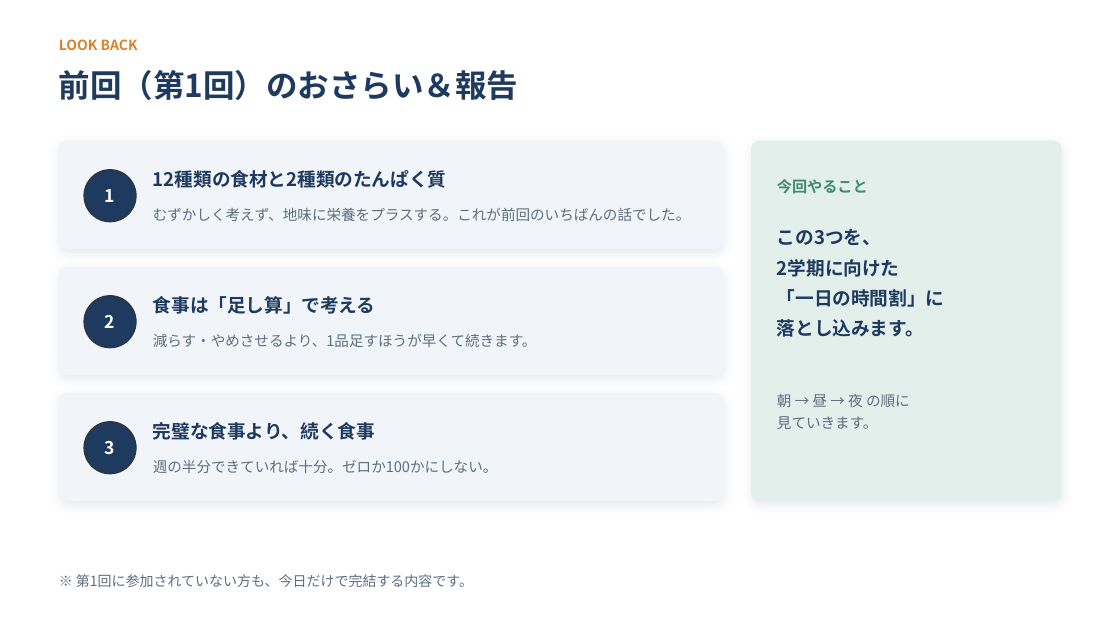
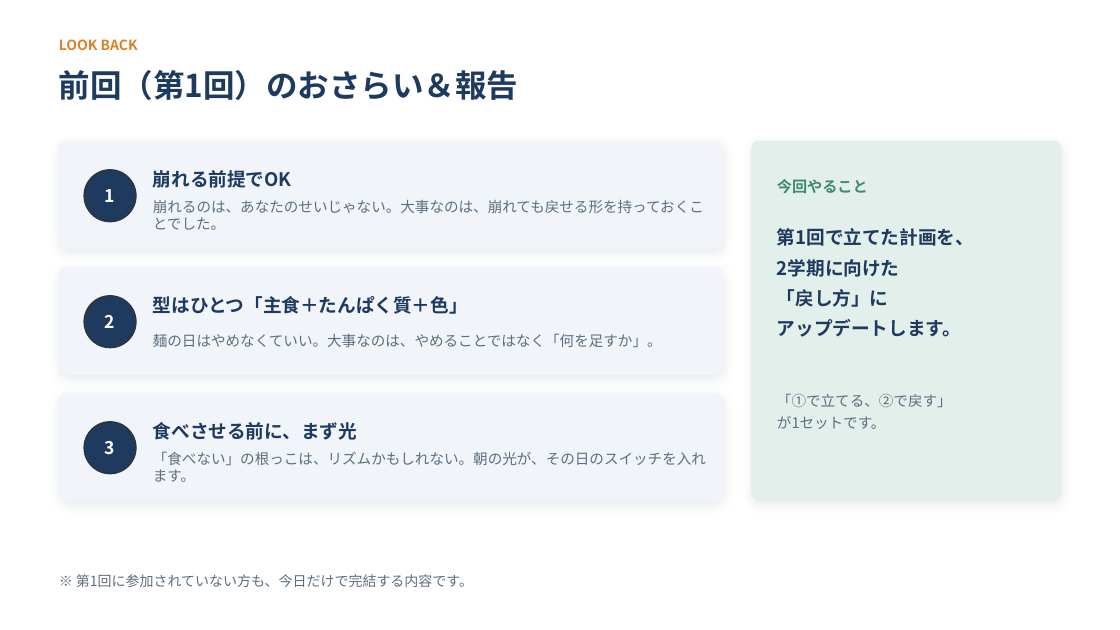
Before and after one commit to xxhmannasuimhxx/-, a slide deck: slide 4 of 夏休みの終わり_第2回_食と生活リズムの整え方.pptx. Drawn at 1120x630 pixels with LibreOffice and Linux fonts; fonts in the diff are those of the drawing. Boxes give left, top, right and bottom in pixels: in the first picture for what was removed or moved away, otherwise in the second. Text is boxed around its words. In the diff, an @@ line names an element or a change of style, - is before the commit and + after.

```diff
--- a/夏休みの終わり_第2回_食と生活リズムの整え方.pptx
+++ b/夏休みの終わり_第2回_食と生活リズムの整え方.pptx
@@ text at box(153, 170, 292, 188): text changed @@
-12種類の食材と2種類のたんぱく質
+崩れる前提でOK
@@ text at box(153, 200, 704, 230): text changed @@
-むずかしく考えず、地味に栄養をプラスする。これが前回のいちばんの話でした。
+崩れるのは、あなたのせいじゃない。大事なのは、崩れても戻せる形を持っておくことでした。
@@ text at box(777, 228, 974, 246): text changed @@
-この3つを、
+第1回で立てた計画を、
@@ text at box(153, 296, 468, 314): text changed @@
-食事は「足し算」で考える
+型はひとつ「主食＋たんぱく質＋色」
@@ text at box(777, 289, 961, 337): text changed @@
-「一日の時間割」に
-落とし込みます。
+「戻し方」に
+アップデートします。
@@ text at box(153, 333, 662, 347): text changed @@
-減らす・やめさせるより、1品足すほうが早くて続きます。
+麺の日はやめなくていい。大事なのは、やめることではなく「何を足すか」。
@@ text at box(777, 393, 952, 429): text changed @@
-朝 → 昼 → 夜 の順に
-見ていきます。
+「①で立てる、②で戻す」
+が1セットです。
@@ text at box(153, 422, 357, 440): text changed @@
-完璧な食事より、続く食事
+食べさせる前に、まず光
@@ text at box(153, 451, 706, 482): text changed @@
-週の半分できていれば十分。ゼロか100かにしない。
+「食べない」の根っこは、リズムかもしれない。朝の光が、その日のスイッチを入れます。
```
Also in this commit, not shown: 1 other slide changed, 2 slides removed, 1 other file.
